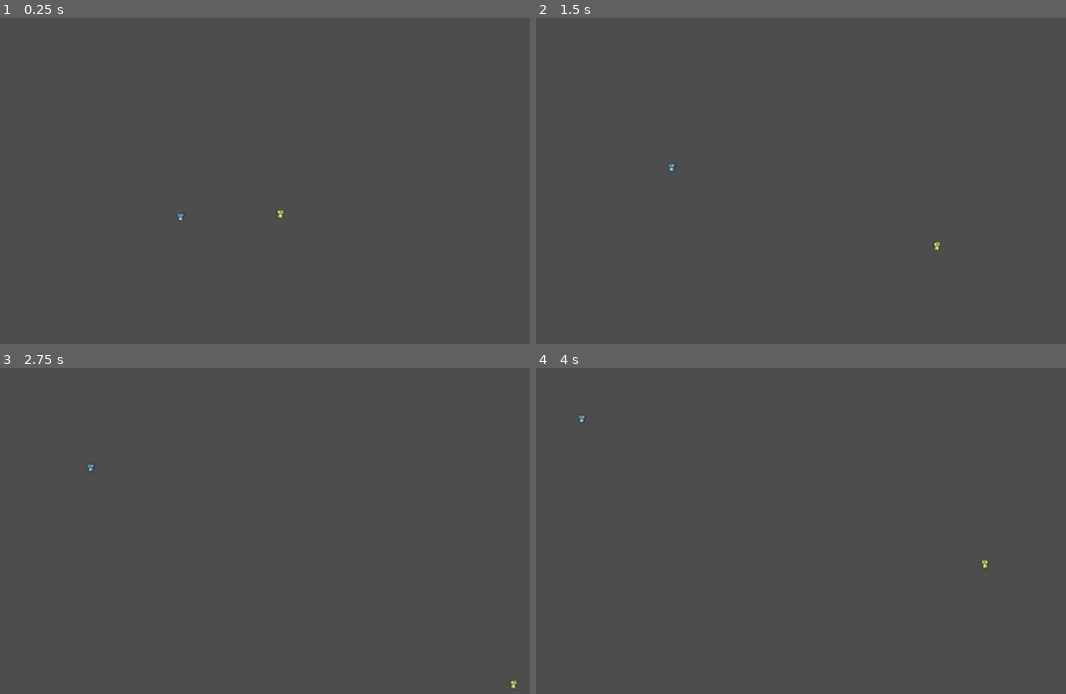
Above: before the commit, frames 1-4 (two rows, left to right).
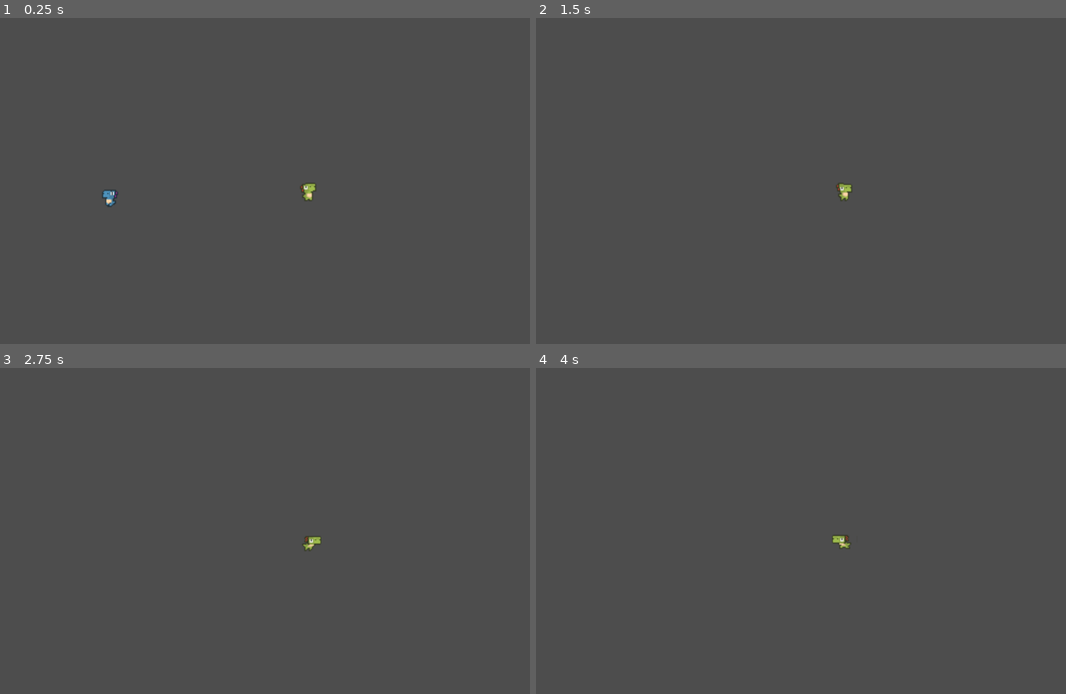
Above: after the commit, the same moments.

Repository: sentinelle28/Secret-Spreader
Game: Godot game, scene res://level/gameplayscene/gameplayscene.tscn
Same seed, same stepped clock (60 frames per second), same inputs: the game is played once before the commit and once after it. The project has no main scene, so this scene is started directly.
Inputs:
- Up to frame 1 (0.25 s): no input
- Up to frame 2 (1.5 s): hold Right (ui_right) 0.53-1.28 s; hold Shift (run, bound only after the commit) 0.53-1.28 s; hold Down (ui_down) from 1.28 s (still down); tap Shift (run, bound only after the commit) at 1.35 s
- Up to frame 3 (2.75 s): release Down (ui_down) at 2.03 s; hold Right (ui_right) from 2.03 s (still down); hold Shift (run, bound only after the commit) from 2.03 s (still down)
- Up to frame 4 (4 s): release Right (ui_right) at 2.78 s; release Shift (run, bound only after the commit) at 2.78 s; hold Up (ui_up) 2.78-3.53 s; tap Shift (run, bound only after the commit) at 2.85 s; hold Left (ui_left) from 3.53 s (still down); hold Shift (run, bound only after the commit) from 3.53 s (still down)

The runs differ from the first frame. In frame 1, 0.3% of the frame differs, in the area x 19-60%, y 50-63%; in frame 2, 0.2%; in frame 3, 0.2%; in frame 4, 0.2%.

Commit message:
finished player movement

Diff:
--- a/component/character/goofy_men/goofy_men.gd
+++ b/component/character/goofy_men/goofy_men.gd
@@ -1,7 +1,9 @@
 extends CharacterBody2D
 
+class_name GoofyMen
+var do_know_the_secret:bool = false
 var target:Vector2
-var radius_to_target:int = 100
+var radius_to_target:int = 200
 var can_walk:bool = true
 var speed:int = 100
 
@@ -23,6 +25,7 @@
 	var new_angle = randf_range(0,2*PI)
 	$RayCast2D.rotate(new_angle)
 	target = $RayCast2D.get_collision_point()
+	can_walk = true
 
 func _check_distance()->void:
 	if global_position.distance_to(target) < radius_to_target:
@@ -43,3 +46,9 @@
 		$AnimatedSprite2D.flip_h = true
 	elif direction.x > 0:
 		$AnimatedSprite2D.flip_h = false
+
+func _give_point()->void:
+	if not do_know_the_secret:
+		self_modulate = Color.hex(0xffffff20)
+
+		#give points
--- a/component/character/goofy_men/goofy_men.tscn
+++ b/component/character/goofy_men/goofy_men.tscn
@@ -89,6 +89,7 @@
 }]
 
 [node name="goofy_men" type="CharacterBody2D"]
+collision_mask = 2
 script = ExtResource("1_7ftx3")
 
 [node name="CollisionShape2D" type="CollisionShape2D" parent="."]
--- a/component/character/player/player.gd
+++ b/component/character/player/player.gd
@@ -2,7 +2,15 @@
 
 class_name Player
 @export var base_speed:int = 300
+@export var max_stamina:int = 100
+@export var stamina_regen:float = 1.2
 
+
+
+@onready var stamina:int = max_stamina
+
+var is_running:bool = false
+var stamina_mult:float = 1
 
 # Called when the node enters the scene tree for the first time.
 func _ready() -> void:
@@ -11,13 +19,17 @@
 
 # Called every frame. 'delta' is the elapsed time since the previous frame.
 func _process(delta: float) -> void:
+	_regen_stamina()
 	_move()
 	move_and_slide()
 
+
 func _move()->void:
 	var direction:Vector2 = Input.get_vector("ui_left","ui_right","ui_up","ui_down")
-	velocity = direction*base_speed
+	_check_run()
+	velocity = direction*base_speed*stamina_mult
 	_change_sprite(direction)
+	_change_animation(velocity)
 
 func _change_sprite(direction:Vector2)->void:
 	if direction.x < 0:
@@ -28,5 +40,24 @@
 func _change_animation(force:Vector2)->void:
 	if force == Vector2.ZERO:
 		$AnimatedSprite2D.play("idle")
-	else:
+	elif force != Vector2.ZERO and is_running:
+		$AnimatedSprite2D.play("run")
+	elif force != Vector2.ZERO and not is_running:
 		$AnimatedSprite2D.play("walk")
+
+func _check_run()->void:
+	if Input.is_action_pressed("run") and stamina > 0:
+		is_running = true
+		stamina_mult = 1.1 #to connect to player stats autoload
+	elif Input.is_action_just_released("run") or stamina < 0:
+		is_running = false
+		stamina_mult = 1
+
+func _regen_stamina()->void:
+	if not is_running:
+		stamina = lerp(stamina,max_stamina,stamina_regen)
+
+
+func _on_zone_of_influence_body_entered(body: Node2D) -> void:
+	if body is GoofyMen:
+		body._give_point()
--- a/component/character/player/player.tscn
+++ b/component/character/player/player.tscn
@@ -164,3 +164,8 @@
 [node name="CollisionShape2D" type="CollisionShape2D" parent="zone_of_influence"]
 shape = SubResource("CircleShape2D_pq12x")
 debug_color = Color(0.969552, 0, 0.460607, 0.42)
+
+[node name="Camera2D" type="Camera2D" parent="."]
+zoom = Vector2(2, 2)
+
+[connection signal="body_entered" from="zone_of_influence" to="." method="_on_zone_of_influence_body_entered"]
--- a/project.godot
+++ b/project.godot
@@ -14,6 +14,14 @@
 config/features=PackedStringArray("4.3", "GL Compatibility")
 config/icon="res://icon.svg"
 
+[input]
+
+run={
+"deadzone": 0.5,
+"events": [Object(InputEventKey,"resource_local_to_scene":false,"resource_name":"","device":-1,"window_id":0,"alt_pressed":false,"shift_pressed":false,"ctrl_pressed":false,"meta_pressed":false,"pressed":false,"keycode":0,"physical_keycode":4194325,"key_label":0,"unicode":0,"location":0,"echo":false,"script":null)
+]
+}
+
 [layer_names]
 
 2d_physics/layer_1="player"
